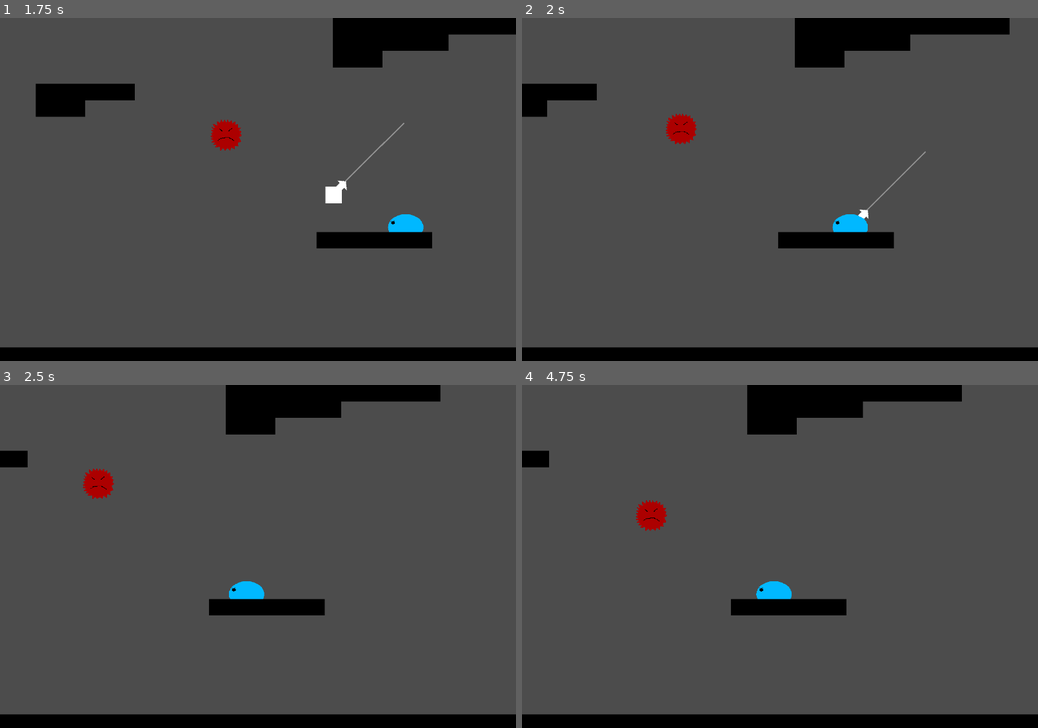
Above: before the commit, frames 1-4 (two rows, left to right).
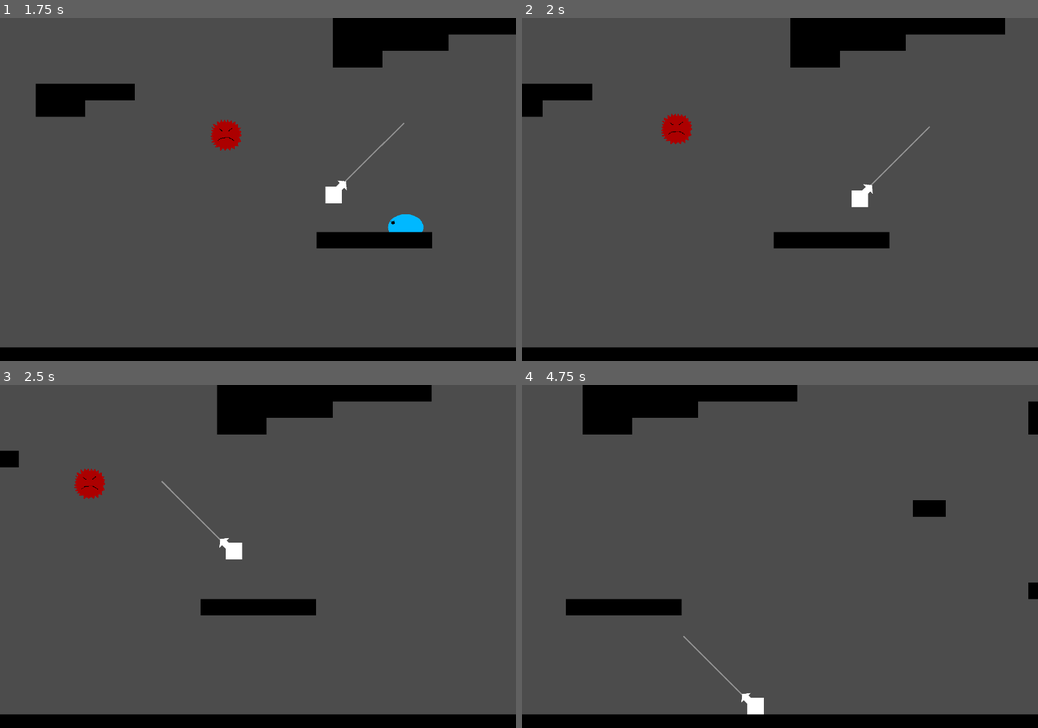
Above: after the commit, the same moments.

Repository: cjsweeten101/dws
Game: Godot game, scene res://Levels/TestingLevel.tscn
Two runs of this game, one before a commit and one after it. Both use one fixed random seed, a clock stepped at 60 frames per second and the inputs below.
Inputs:
- Up to frame 1 (1.75 s): tap Enter (action) at 0.5, 0.6, 1.35 s; hold D (right) from 0.53 s (still down)
- Up to frame 2 (2 s): keep holding D (right)
- Up to frame 3 (2.5 s): release D (right) at 2.03 s; hold A (left) from 2.03 s (still down); tap Enter (action) at 2.1 s
- Up to frame 4 (4.75 s): release A (left) at 2.78 s; hold D (right) 2.78-4.28 s; tap Enter (action) at 2.85, 3.6, 4.35 s; hold A (left) from 4.28 s (still down)

Frame 1 is identical in both runs. In frame 2, 1.3% of the frame differs, in the area x 4-95%, y 0-68%; in frame 3, 1.6%; in frame 4, 10%, in the area x 0-100%, y 0-97%.

Commit message:
basic attack, bug: still subtracts health

Diff:
--- a/Enemies/SoftWalky.gd
+++ b/Enemies/SoftWalky.gd
@@ -33,3 +33,6 @@
 func _on_HurtBox_body_entered(body):
 	if body.is_in_group("player"):
 		body.remove_health(1)
+
+func hit():
+	queue_free()
--- a/Enemies/SoftWalky.tscn
+++ b/Enemies/SoftWalky.tscn
@@ -3,7 +3,9 @@
 [ext_resource path="res://Enemies/SoftWalky.gd" type="Script" id=1]
 [ext_resource path="res://Enemies/temp_soft_walky.png" type="Texture" id=2]
 
-[node name="SoftWalky" type="KinematicBody2D" index="0"]
+[node name="SoftWalky" type="KinematicBody2D" groups=[
+"soft",
+]]
 
 scale = Vector2( 0.8, 0.8 )
 input_pickable = false
@@ -44,7 +46,6 @@
 
 [node name="CollisionPolygon2D2" type="CollisionPolygon2D" parent="HurtBox" index="0"]
 
-scale = Vector2( 1, 1 )
 build_mode = 0
 polygon = PoolVector2Array( -59, 32, -63, 20, -63, 5, -50, -15, -13, -31, 13, -32, 46, -18, 63, 6, 63, 25, 60, 32 )
 
--- a/Levels/TestingLevel.tscn
+++ b/Levels/TestingLevel.tscn
@@ -6,7 +6,7 @@
 [ext_resource path="res://Enemies/SpikyFloaty.tscn" type="PackedScene" id=4]
 [ext_resource path="res://Enemies/SoftWalky.tscn" type="PackedScene" id=5]
 
-[node name="TestingLevel" type="Node2D" index="0"]
+[node name="TestingLevel" type="Node2D"]
 
 script = ExtResource( 1 )
 _sections_unfolded = [ "Transform" ]
--- a/Player/Player.gd
+++ b/Player/Player.gd
@@ -34,7 +34,9 @@
 				draw_line(grapple_points[i] - global_position, Vector2(0,0), Color(255,255,255), 2)
 			else:
 				draw_line(grapple_points[i+1]- global_position, grapple_points[i] - global_position, Color(255,255,255), 2)
+
 func _physics_process(delta):
+	print(health)
 	if is_dead():
 		queue_free()
 	move()
@@ -87,7 +89,6 @@
 		$MissDisplay.start()
 
 func set_grapple_direction():
-
 	if grappled:
 		just_released = true
 		$GrappleCast.rotation_degrees = (grapple_point - global_position).normalized().angle()*180/PI - 90
@@ -164,3 +165,13 @@
 
 func is_dead():
 	return health <= 0
+
+func _on_HurtBox_body_entered(body):
+	if body.is_in_group("soft"):
+		attack(body)
+
+func attack(body):
+	body.hit()
+	if current_speed.y > 0:
+		current_speed.y = 0
+	current_speed += Vector2(1500,-1000)
--- a/Player/Player.tscn
+++ b/Player/Player.tscn
@@ -18,7 +18,12 @@
 loop = false
 step = 0.1
 
-[node name="Player" type="KinematicBody2D" groups=[
+[sub_resource type="RectangleShape2D" id=3]
+
+custom_solver_bias = 0.0
+extents = Vector2( 25, 25 )
+
+[node name="Player" type="KinematicBody2D" index="0" groups=[
 "player",
 ]]
 
@@ -101,6 +106,22 @@
 anims/damage_anim = SubResource( 2 )
 blend_times = [  ]
 
+[node name="HurtBox" type="Area2D" parent="." index="7"]
+
+input_pickable = true
+gravity_vec = Vector2( 0, 1 )
+gravity = 98.0
+linear_damp = 0.1
+angular_damp = 1.0
+audio_bus_override = false
+audio_bus_name = "Master"
+
+[node name="CollisionShape2D" type="CollisionShape2D" parent="HurtBox" index="0"]
+
+shape = SubResource( 3 )
+
 [connection signal="timeout" from="GrappleCoolDown" to="." method="_on_GrappleCoolDown_timeout"]
 
 [connection signal="timeout" from="MissDisplay" to="." method="_on_MissDisplay_timeout"]
+
+[connection signal="body_entered" from="HurtBox" to="." method="_on_HurtBox_body_entered"]
Not shown: 1 places in Player/Player.tscn that only renumber resources
